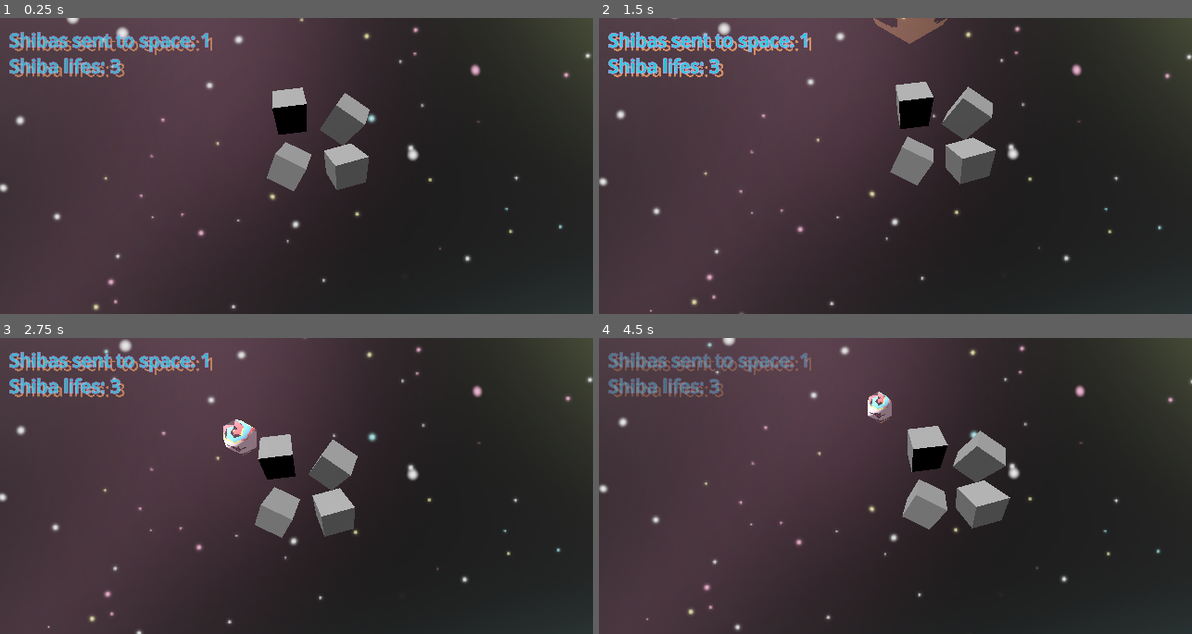
Above: before the commit, frames 1-4 (two rows, left to right).
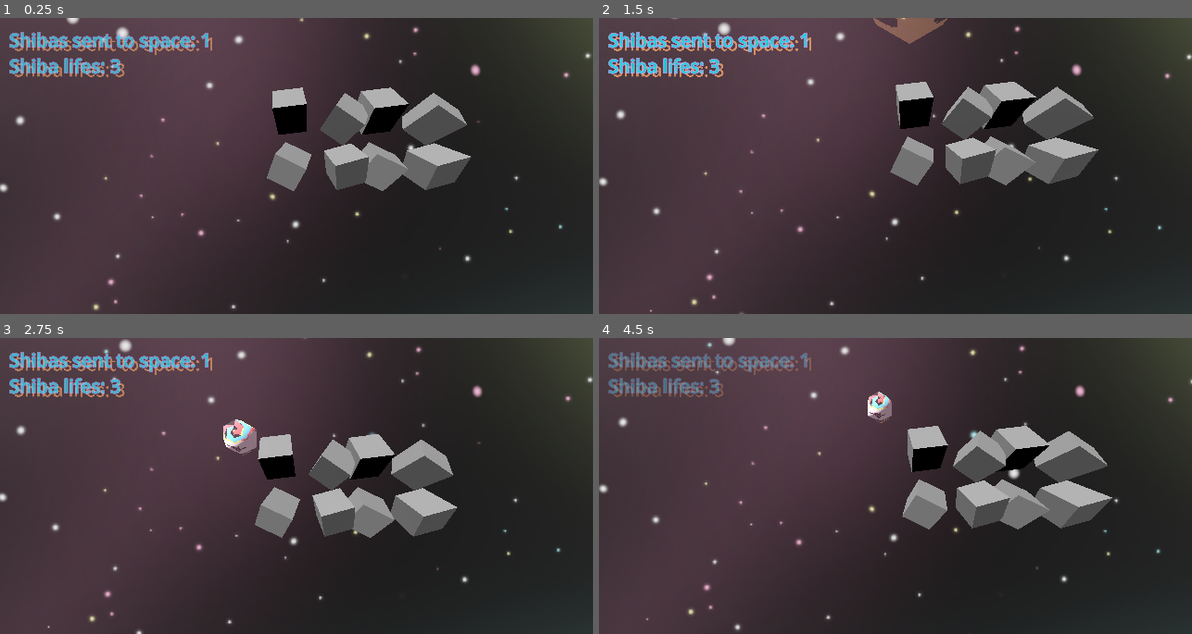
Above: after the commit, the same moments.

Repository: n0o0b090lv/shaball
Game: Godot game, scene res://scenes/main_game.tscn
The game is run twice, just before and just after one commit, with the same random seed, the same clock (stepped at 60 frames per second) and the same inputs.
Inputs (mouse positions are in pixels of both pictures, inside the frame that each line leads up to):
- Up to frame 1 (0.25 s): no input
- Up to frame 2 (1.5 s): tap Enter at 0.5 s; move the mouse to (1025, 151) at 0.52 s; click (1025, 151) at 0.67 s; move the mouse to (776, 180) at 1.27 s; click (776, 180) at 1.42 s
- Up to frame 3 (2.75 s): move the mouse to (355, 420) at 2.02 s; click (355, 420) at 2.17 s
- Up to frame 4 (4.5 s): move the mouse to (865, 545) at 2.77 s; click (865, 545) at 2.92 s; move the mouse to (1073, 530) at 3.52 s; click (1073, 530) at 3.67 s; move the mouse to (717, 441) at 4.27 s; click (717, 441) at 4.42 s

The runs differ from the first frame. In frame 1, 4.0% of the frame differs, in the area x 60-80%, y 23-59%; in frame 2, 4.1%; in frame 3, 4.0%; in frame 4, 4.2%, in the area x 66-87%, y 29-65%.

Commit message:
Added rest of cubes
added 4 more cubes and i am done with this feature

Diff:
--- a/scenes/main_game.tscn
+++ b/scenes/main_game.tscn
@@ -126,4 +126,20 @@
 transform = Transform3D(-0.99273425, 0.06712952, 0.09986158, 7.920708e-09, 0.8299148, -0.55788994, -0.12032749, -0.55383646, -0.823885, -0.21651936, 4.2384777, 1.842082)
 mesh = SubResource("BoxMesh_ygxny")
 
+[node name="MeshInstance3D6" type="MeshInstance3D" parent="."]
+transform = Transform3D(0.89866394, 0.24471164, 0.36403206, 0, 0.8299149, -0.55789, -0.4386378, 0.50135565, 0.7458146, 2.6945224, 4.2384777, 0)
+mesh = SubResource("BoxMesh_ygxny")
+
+[node name="MeshInstance3D7" type="MeshInstance3D" parent="."]
+transform = Transform3D(0.96403515, -0.14827313, -0.2205705, 0, 0.8299149, -0.55789, 0.26577485, 0.5378256, 0.8000672, 4.5466905, 4.2384777, 0)
+mesh = SubResource("BoxMesh_ygxny")
+
+[node name="MeshInstance3D8" type="MeshInstance3D" parent="."]
+transform = Transform3D(-0.8239383, -0.31614476, -0.47029573, 0, 0.8299149, -0.55789, 0.5666794, -0.459667, -0.68379873, 4.5365133, 4.2384777, 1.5682502)
+mesh = SubResource("BoxMesh_ygxny")
+
+[node name="MeshInstance3D9" type="MeshInstance3D" parent="."]
+transform = Transform3D(-0.99273425, 0.06712952, 0.09986158, 7.920708e-09, 0.8299148, -0.55788994, -0.12032749, -0.55383646, -0.823885, 2.7046993, 4.2384777, 1.842082)
+mesh = SubResource("BoxMesh_ygxny")
+
 [connection signal="body_entered" from="Area3D" to="Area3D" method="_on_body_entered"]
